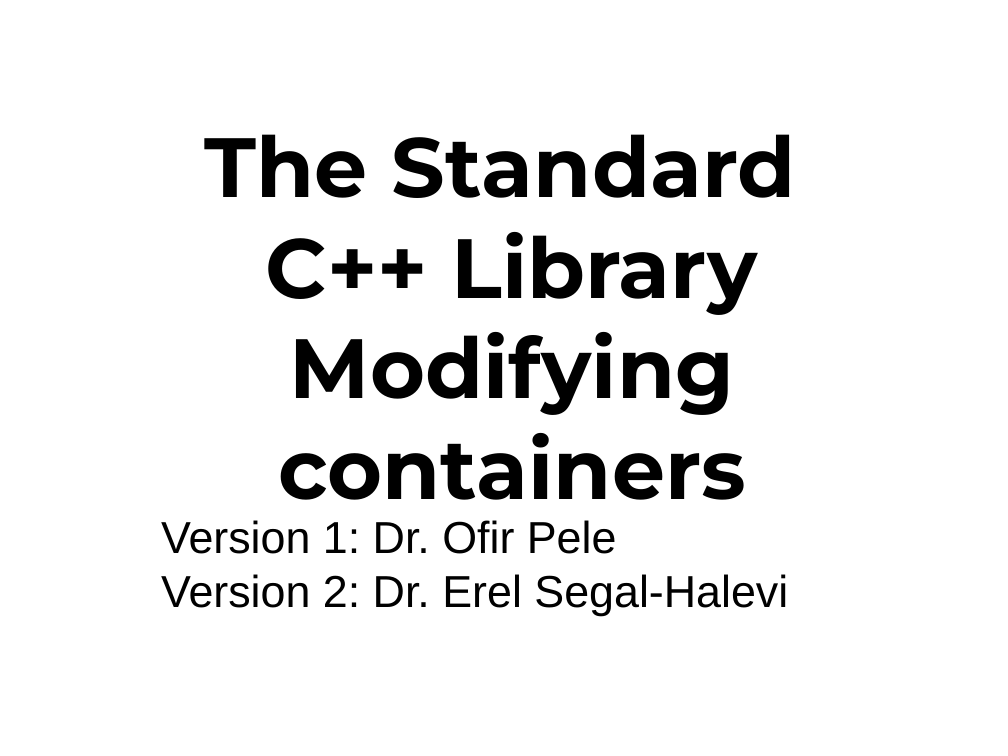
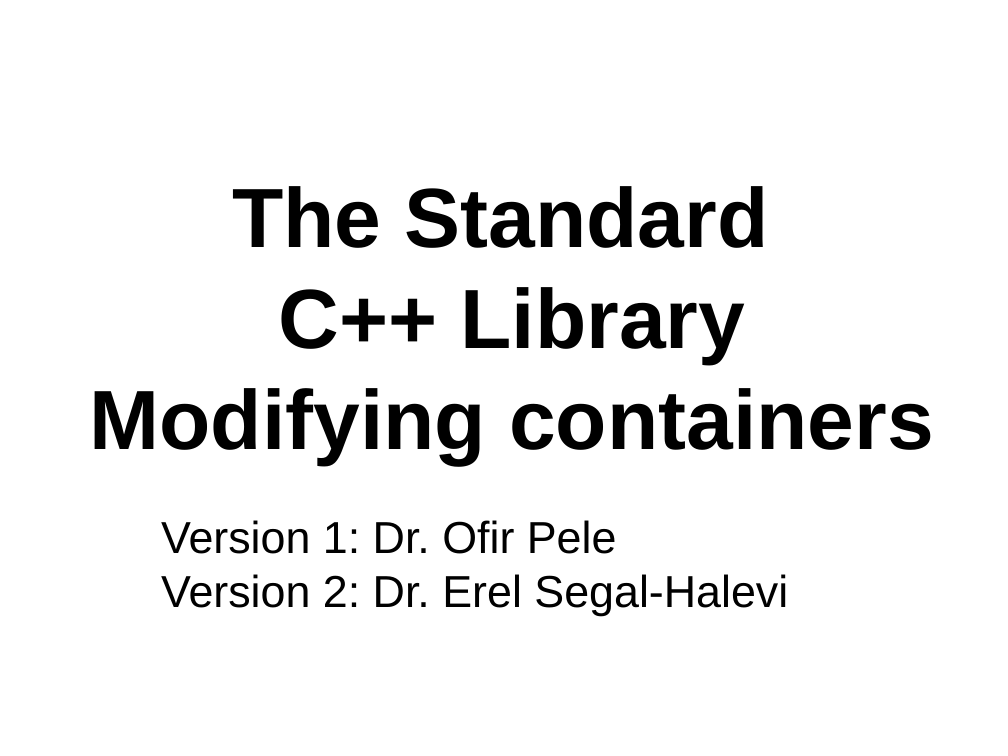
Before and after one commit to cpp-at-ariel/cpp-5781, a slide deck: slide 1 of 11-stl-algorithms/slides-iterators-validity.odp. Drawn at 1008x756 pixels with LibreOffice and Linux fonts; fonts in the diff are those of the drawing. Boxes give left, top, right and bottom in pixels: in the first picture for what was removed or moved away, otherwise in the second. Text is boxed around its words. In the diff, an @@ line names an element or a change of style, - is before the commit and + after.

```diff
--- a/11-stl-algorithms/slides-iterators-validity.odp
+++ b/11-stl-algorithms/slides-iterators-validity.odp
@@ free "The Standard C++ Library" resized from (x1=55, y1=158, x2=970, y2=471) to (x1=80, y1=158, x2=944, y2=471) @@
@@ free "The Standard C++ Library" at (x1=80, y1=158, x2=944, y2=471): font Montserrat to Arial @@
```
Also in this commit, not shown: 3 slides removed, 1 other file.
